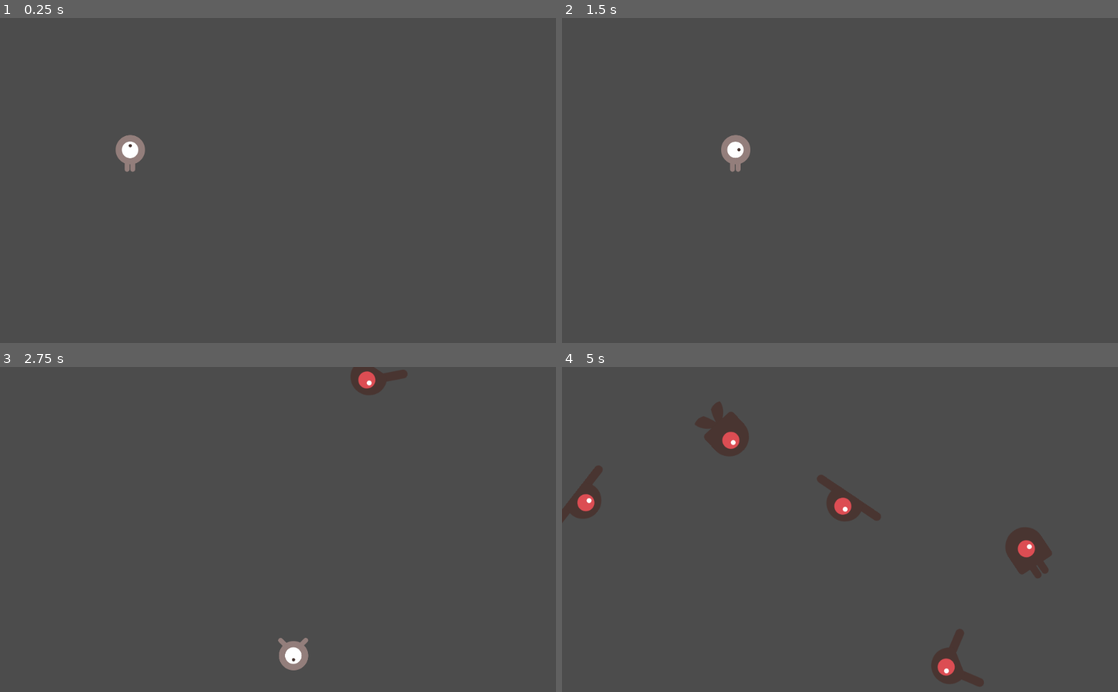
Above: before the commit, frames 1-4 (two rows, left to right).
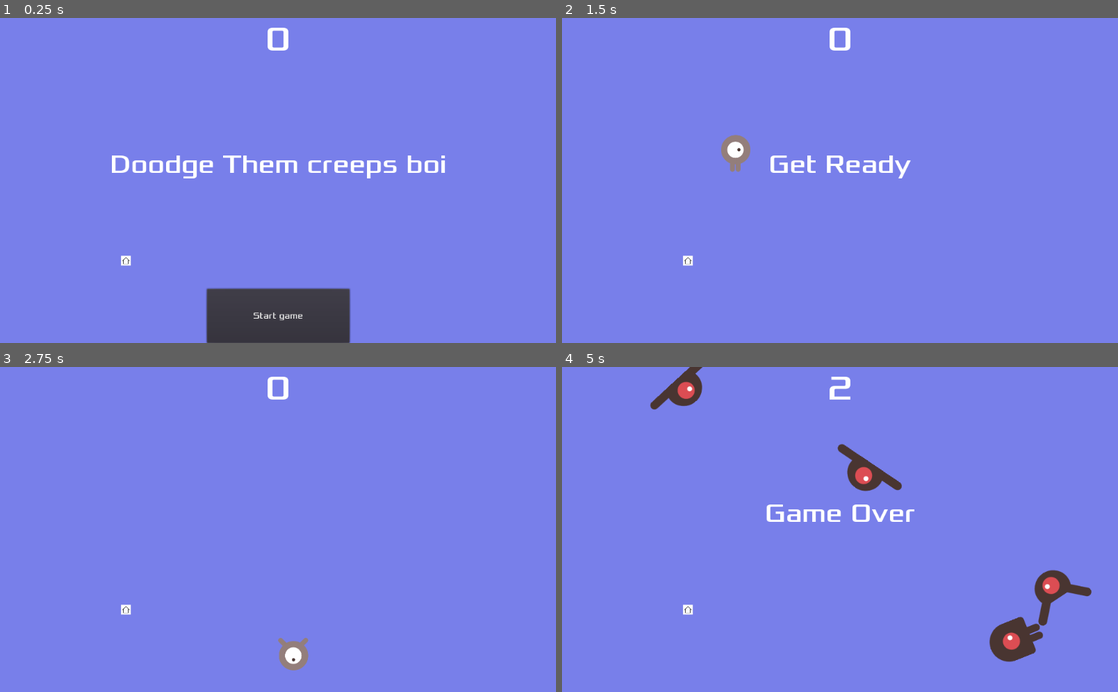
Above: after the commit, the same moments.

Repository: zed0x5f/dodge
Game: Godot game, scene res://Main.tscn
The game is run twice, just before and just after one commit, with the same random seed, the same clock (stepped at 60 frames per second) and the same inputs. The project has no main scene, so this scene is started directly.
Inputs (mouse positions are in pixels of both pictures, inside the frame that each line leads up to):
- Up to frame 1 (0.25 s): no input
- Up to frame 2 (1.5 s): click (840, 317) at 0.5 s, where only the run after the commit has a clickable "Start game"; tap Enter at 1.25 s; move the mouse to (962, 164) at 1.27 s; hold Right (ui_right) from 1.28 s (still down)
- Up to frame 3 (2.75 s): move the mouse to (166, 545) at 2.02 s; release Right (ui_right) at 2.03 s; hold Down (ui_down) from 2.03 s (still down)
- Up to frame 4 (5 s): move the mouse to (934, 373) at 2.77 s; release Down (ui_down) at 2.78 s; hold Right (ui_right) 2.78-3.53 s; move the mouse to (1101, 659) at 3.52 s; hold Up (ui_up) 3.53-4.28 s; move the mouse to (1034, 630) at 4.27 s; hold Left (ui_left) from 4.28 s (still down)

The runs differ from the first frame. In frame 1, 96% of the frame differs, in the area x 0-100%, y 0-100%; in frame 2, 100%; in frame 3, 100%; in frame 4, 100%.

Commit message:
code quality has gone down but func up

Diff:
--- /dev/null
+++ b/House.tscn
@@ -0,0 +1,24 @@
+[gd_scene load_steps=4 format=2]
+
+[ext_resource path="res://dodge_assets/art/home.png" type="Texture" id=1]
+
+[sub_resource type="CircleShape2D" id=1]
+radius = 24.0
+
+[sub_resource type="SpriteFrames" id=2]
+animations = [ {
+"frames": [ ExtResource( 1 ) ],
+"loop": true,
+"name": "default",
+"speed": 5.0
+} ]
+
+[node name="House" type="RigidBody2D"]
+collision_mask = 0
+
+[node name="CollisionShape2D" type="CollisionShape2D" parent="."]
+shape = SubResource( 1 )
+
+[node name="AnimatedSprite" type="AnimatedSprite" parent="."]
+scale = Vector2( 0.15, 0.15 )
+frames = SubResource( 2 )
--- /dev/null
+++ b/Hud.gd
@@ -0,0 +1,37 @@
+extends CanvasLayer
+signal start_game
+
+# Called when the node enters the scene tree for the first time.
+func _ready():
+	pass # Replace with function body.
+
+# Called every frame. 'delta' is the elapsed time since the previous frame.
+#func _process(delta):
+#	pass
+
+func show_message(text):
+	$Message.text = text
+	$Message.show()
+	$MessageTimer.start()
+
+func show_game_over():
+	show_message("Game Over")
+	# Wait until the MessageTimer has counted down.
+	yield($MessageTimer, "timeout")
+
+	$Message.text = "Dodge the\nCreeps\nBoi!"
+	$Message.show()
+	# Make a one-shot timer and wait for it to finish.
+	yield(get_tree().create_timer(1), "timeout")
+	$StartButton.show()
+
+func update_score(score):
+	$ScoreLabel.text = str(score)
+
+func _on_StartButton_pressed():
+	$StartButton.hide()
+	emit_signal("start_game")
+
+
+func _on_MessageTimer_timeout():
+	$Message.hide()
--- a/Hud.tscn
+++ b/Hud.tscn
@@ -1,6 +1,7 @@
-[gd_scene load_steps=5 format=2]
+[gd_scene load_steps=6 format=2]
 
 [ext_resource path="res://dodge_assets/fonts/Xolonium-Regular.ttf" type="DynamicFontData" id=1]
+[ext_resource path="res://Hud.gd" type="Script" id=2]
 
 [sub_resource type="DynamicFont" id=1]
 size = 64
@@ -13,13 +14,12 @@
 [sub_resource type="DynamicFont" id=3]
 font_data = ExtResource( 1 )
 
-[node name="Hud" type="CanvasLayer"]
+[node name="HUD" type="CanvasLayer"]
+script = ExtResource( 2 )
 
 [node name="ScoreLabel" type="Label" parent="."]
-margin_left = 16.4375
-margin_top = 6.38269
-margin_right = 528.438
-margin_bottom = 96.3827
+anchor_right = 1.0
+margin_bottom = 78.0
 custom_fonts/font = SubResource( 1 )
 text = "0"
 align = 1
@@ -29,10 +29,11 @@
 }
 
 [node name="Message" type="Label" parent="."]
-margin_left = 20.0
-margin_top = 91.0
-margin_right = 371.0
-margin_bottom = 256.0
+anchor_top = 0.5
+anchor_right = 1.0
+anchor_bottom = 0.5
+margin_top = -59.5
+margin_bottom = 59.5
 custom_fonts/font = SubResource( 2 )
 text = "Doodge Them creeps boi"
 align = 1
@@ -42,10 +43,13 @@
 }
 
 [node name="StartButton" type="Button" parent="."]
-margin_left = 47.2644
-margin_top = 272.283
-margin_right = 310.264
-margin_bottom = 429.283
+anchor_left = 0.5
+anchor_top = 1.0
+anchor_right = 0.5
+anchor_bottom = 1.0
+margin_left = -131.5
+margin_top = -100.0
+margin_right = 131.5
 custom_fonts/font = SubResource( 3 )
 text = "Start game"
 __meta__ = {
@@ -53,3 +57,7 @@
 }
 
 [node name="MessageTimer" type="Timer" parent="."]
+wait_time = 2.0
+one_shot = true
+[connection signal="pressed" from="StartButton" to="." method="_on_StartButton_pressed"]
+[connection signal="timeout" from="MessageTimer" to="." method="_on_MessageTimer_timeout"]
--- a/Main.gd
+++ b/Main.gd
@@ -11,7 +11,6 @@
 func _ready():
 	print("oof i'm ready")
 	randomize()
-	new_game()
 
 
 
@@ -25,16 +24,27 @@
 
 func _on_ScoreTimer_timeout():
 	score += 1
+	$HUD.update_score(score)
 
 func game_over():
 	print("oof i've been hit")
 	$ScoreTimer.stop()
 	$MobTimer.stop()
+	$HUD.show_game_over()
+	$Player.die()
+	get_tree().call_group("mobs", "queue_free")
 
 func new_game():
 	score = 0
 	$Player.start($StartPosition.position)
 	$StartTimer.start()
+	$HUD.update_score(score)
+	$HUD.show_message("Get Ready")
+
+#increase score perhaps
+func gob_smack():
+	score += 69
+	$HUD.update_score(score)
 
 
 func _on_MobTimer_timeout():
@@ -43,6 +53,15 @@
 	# Create a Mob instance and add it to the scene.
 	var mob = Mob.instance()
 	add_child(mob)
+
+	#capture signal from mob
+	#mob dosent have 2d area
+	if(mob.is_bad()):
+		mob.connect("mob_hit", self, "game_over")
+	else:
+		mob.connect("mob_hit", self, "gob_smack")
+
+
 	# Set the mob's direction perpendicular to the path direction.
 	var direction = $MobPath/MobSpawnLocation.rotation + PI / 2
 	# Set the mob's position to a random location.
@@ -53,3 +72,12 @@
 	# Set the velocity (speed & direction).
 	mob.linear_velocity = Vector2(rand_range(mob.min_speed, mob.max_speed), 0)
 	mob.linear_velocity = mob.linear_velocity.rotated(direction)
+
+
+func _on_HUD_start_game():
+	new_game()
+
+
+func _on_Player_hit():
+	print("player has been hit main script")
+	pass # Replace with function body.
--- a/Main.tscn
+++ b/Main.tscn
@@ -1,8 +1,10 @@
-[gd_scene load_steps=5 format=2]
+[gd_scene load_steps=7 format=2]
 
 [ext_resource path="res://Main.gd" type="Script" id=1]
 [ext_resource path="res://Player.tscn" type="PackedScene" id=2]
 [ext_resource path="res://Mob.tscn" type="PackedScene" id=3]
+[ext_resource path="res://Hud.tscn" type="PackedScene" id=4]
+[ext_resource path="res://House.tscn" type="PackedScene" id=5]
 
 [sub_resource type="Curve2D" id=1]
 _data = {
@@ -12,6 +14,14 @@
 [node name="Main" type="Node"]
 script = ExtResource( 1 )
 Mob = ExtResource( 3 )
+
+[node name="ColorRect" type="ColorRect" parent="."]
+margin_right = 1024.0
+margin_bottom = 600.0
+color = Color( 0.47451, 0.501961, 0.921569, 1 )
+__meta__ = {
+"_edit_use_anchors_": false
+}
 
 [node name="Player" parent="." instance=ExtResource( 2 )]
 collision_mask = 2147483649
@@ -33,7 +43,15 @@
 
 [node name="MobSpawnLocation" type="PathFollow2D" parent="MobPath"]
 position = Vector2( -24, -16 )
-[connection signal="hit" from="Player" to="." method="game_over"]
+
+[node name="HUD" parent="." instance=ExtResource( 4 )]
+
+[node name="House" parent="." instance=ExtResource( 5 )]
+position = Vector2( 232, 448 )
+scale = Vector2( 2, 2 )
+gravity_scale = 0.0
+[connection signal="player_hit" from="Player" to="." method="_on_Player_hit"]
 [connection signal="timeout" from="MobTimer" to="." method="_on_MobTimer_timeout"]
 [connection signal="timeout" from="ScoreTimer" to="." method="_on_ScoreTimer_timeout"]
 [connection signal="timeout" from="StartTimer" to="." method="_on_StartTimer_timeout"]
+[connection signal="start_game" from="HUD" to="." method="_on_HUD_start_game"]
--- a/Mob.tscn
+++ b/Mob.tscn
@@ -7,6 +7,8 @@
 [ext_resource path="res://dodge_assets/art/enemySwimming_2.png" type="Texture" id=5]
 [ext_resource path="res://dodge_assets/art/enemyWalking_1.png" type="Texture" id=6]
 [ext_resource path="res://dodge_assets/art/enemyWalking_2.png" type="Texture" id=7]
+[ext_resource path="res://dodge_assets/art/home.png" type="Texture" id=8]
+[ext_resource path="res://dodge_assets/art/pugsby-house.jpg" type="Texture" id=9]
 
 [sub_resource type="SpriteFrames" id=1]
 animations = [ {
@@ -24,6 +26,11 @@
 "loop": true,
 "name": "swim",
 "speed": 3.0
+}, {
+"frames": [ ExtResource( 8 ), ExtResource( 9 ) ],
+"loop": true,
+"name": "house",
+"speed": 2.0
 } ]
 
 [sub_resource type="CapsuleShape2D" id=2]
@@ -33,6 +40,8 @@
 [node name="mob" type="RigidBody2D"]
 collision_mask = 0
 gravity_scale = 0.0
+contacts_reported = 4
+contact_monitor = true
 script = ExtResource( 1 )
 __meta__ = {
 "_edit_group_": true
@@ -41,13 +50,14 @@
 [node name="AnimatedSprite" type="AnimatedSprite" parent="."]
 scale = Vector2( 0.75, 0.75 )
 frames = SubResource( 1 )
-animation = "walk"
+animation = "house"
+frame = 1
 playing = true
+
+[node name="VisibilityNotifier2D" type="VisibilityNotifier2D" parent="."]
 
 [node name="CollisionShape2D" type="CollisionShape2D" parent="."]
 rotation = 1.5708
 shape = SubResource( 2 )
-
-[node name="VisibilityNotifier2D" type="VisibilityNotifier2D" parent="."]
-[connection signal="mouse_entered" from="." to="." method="_on_mob_mouse_entered"]
+[connection signal="body_entered" from="." to="." method="_on_mob_entered"]
 [connection signal="screen_exited" from="VisibilityNotifier2D" to="." method="_on_VisibilityNotifier2D_screen_exited"]
--- a/Player.gd
+++ b/Player.gd
@@ -1,7 +1,20 @@
 extends Area2D
-signal hit
 
-export var speed = 400  # How fast the player will move (pixels/sec).
+signal player_hit
+#i forgot to connect the event to this function
+func _on_Player_body_entered(body):
+	#I DONT KNOW WHAT IM DOING BUT MOB ISN'T
+	# DETECTING COLLISION WITH 2D Area
+	if(body.has_method("_on_mob_entered")):
+		#engage elite hacks
+		body._on_mob_entered(self)
+
+	print("signal emitted")
+	emit_signal("player_hit")
+
+# How fast the player will move (pixels/sec).
+export var speed = 400
+
 var screen_size  # Size of the game window.
 
 # Declare member variables here. Examples:
@@ -53,8 +66,8 @@
 	position.x = clamp(position.x, 0, screen_size.x)
 	position.y = clamp(position.y, 0, screen_size.y)
 
-#i forgot to connect the event to this function
-func _on_Player_body_entered(_body):
-	hide()  # Player disappears after being hit.
-	emit_signal("hit")
+
+
+func die():
+	hide()  # Player disappears after being hit.s
 	$CollisionShape2D.set_deferred("disabled", true)
--- a/Player.tscn
+++ b/Player.tscn
@@ -24,7 +24,6 @@
 height = 9.82777
 
 [node name="Player" type="Area2D"]
-collision_mask = 0
 script = ExtResource( 5 )
 
 [node name="AnimatedSprite" type="AnimatedSprite" parent="."]
--- a/mob.gd
+++ b/mob.gd
@@ -1,28 +1,33 @@
 extends RigidBody2D
 
+signal mob_hit
+func _on_mob_entered(area):
+	print("mob oof ive been hit")
+	emit_signal("mob_hit")
+	if(!self.is_bad()):
+		queue_free()
 
 export var min_speed = 150  # Minimum speed range.
 export var max_speed = 250  # Maximum speed range.
 
-
+var mob_type
 
 # Called when the node enters the scene tree for the first time.
 func _ready():
 	var mob_types = $AnimatedSprite.frames.get_animation_names()
-	$AnimatedSprite.animation = mob_types[randi() % mob_types.size()]
+	mob_type = mob_types[randi() % mob_types.size()]
+	$AnimatedSprite.animation = mob_type
 
 
 # Called every frame. 'delta' is the elapsed time since the previous frame.
 #func _process(delta):
-#	pass
-
-
-func _on_mob_mouse_entered():
-	print("oof i've been hit by a moose")
-
+#pass
 
 
 func _on_VisibilityNotifier2D_screen_exited():
 	#print("im outta here")
 	queue_free()
-	pass # Replace with function body.
+
+func is_bad():
+	#
+	return ["fly","swim","walk"].has(mob_type)
Not shown: 1 places in Mob.tscn that only renumber resources
Binary file added: dodge_assets/art/home.png
Not shown, added: dodge_assets/art/home.png.import
Binary file added: dodge_assets/art/pugsby-house.jpg
Not shown, added: dodge_assets/art/pugsby-house.jpg.import
